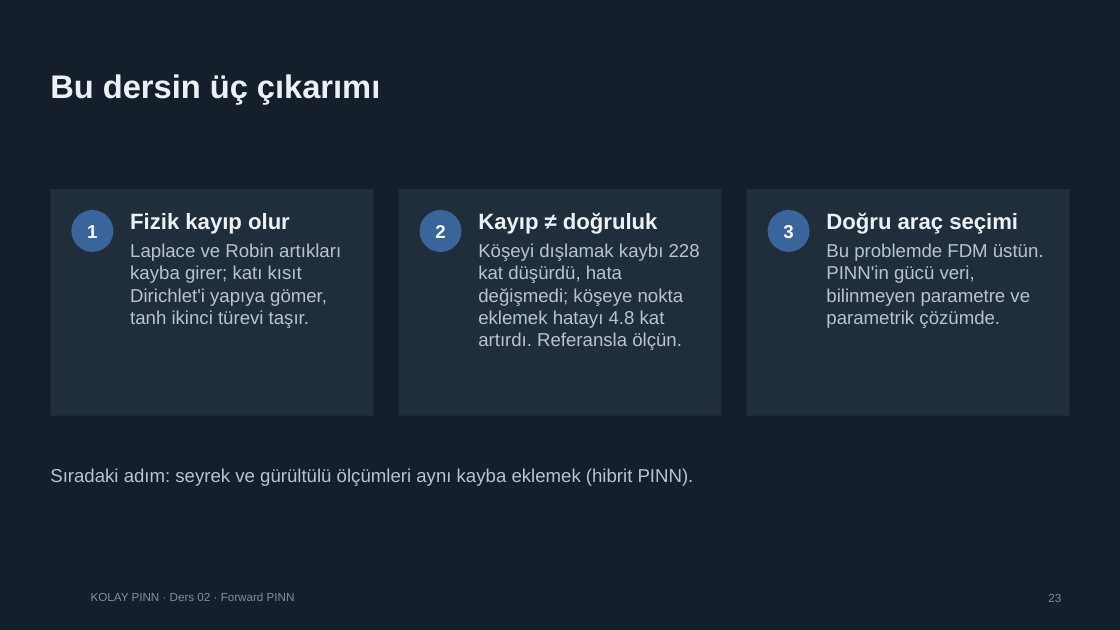
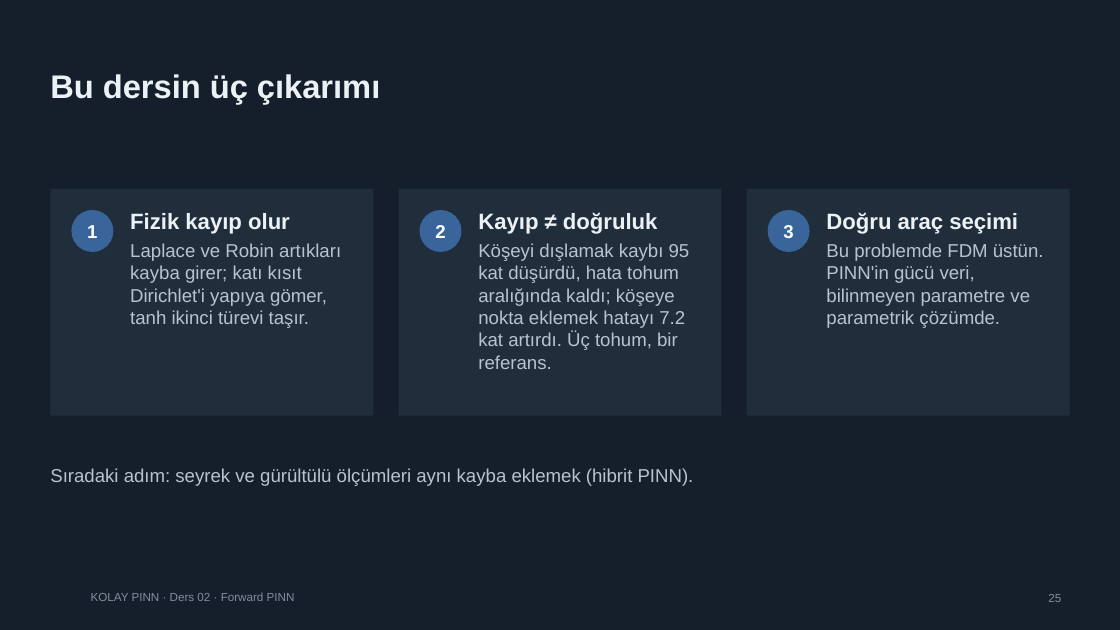
Before and after one commit to mikbalarikan/Kolay-pinn, a slide deck: slide 25 of cases/01-2d-heat-conduction/lecture/ders02/ders02_forward_pinn.pptx (slide 23 before the commit). Drawn at 1120x630 pixels with LibreOffice and Linux fonts; fonts in the diff are those of the drawing; background and template pictures are left out. Boxes give left, top, right and bottom in pixels: in the first picture for what was removed or moved away, otherwise in the second. Text is boxed around its words. In the diff, an @@ line names an element or a change of style, - is before the commit and + after.

```diff
--- a/cases/01-2d-heat-conduction/lecture/ders02/ders02_forward_pinn.pptx
+++ b/cases/01-2d-heat-conduction/lecture/ders02/ders02_forward_pinn.pptx
@@ text at [478,243,690,369]: text changed @@
-Köşeyi dışlamak kaybı 228 kat düşürdü, hata değişmedi; köşeye nokta eklemek hatayı 4.8 kat artırdı. Referansla ölçün.
+Köşeyi dışlamak kaybı 95 kat düşürdü, hata tohum aralığında kaldı; köşeye nokta eklemek hatayı 7.2 kat artırdı. Üç tohum, bir referans.
```
Also in this commit, not shown: 2 other slides changed, 2 slides added, 50 other files.
